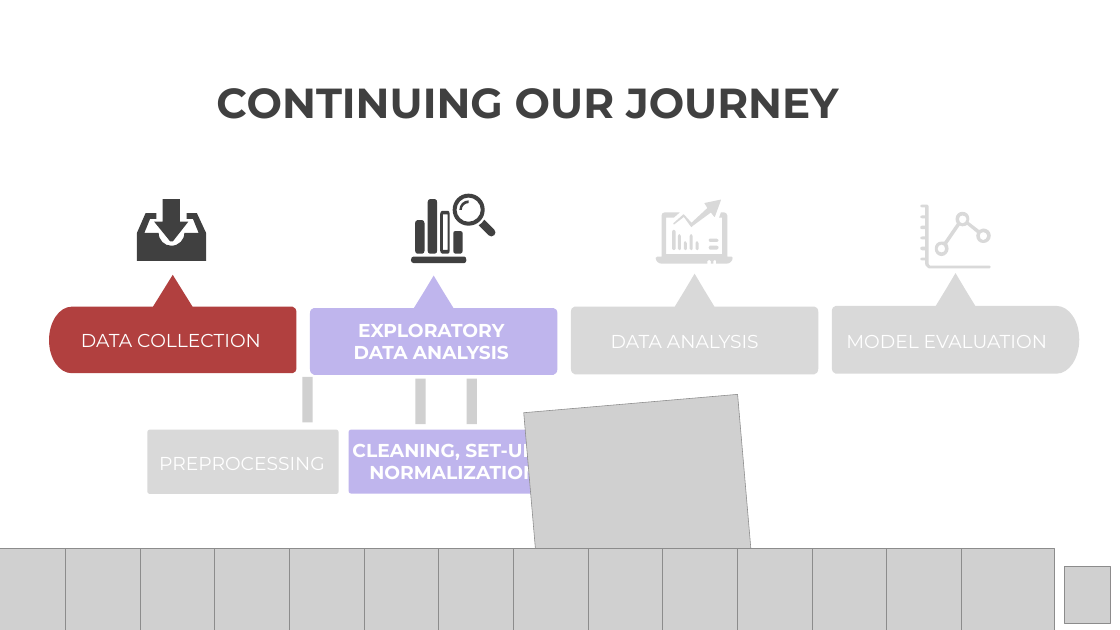
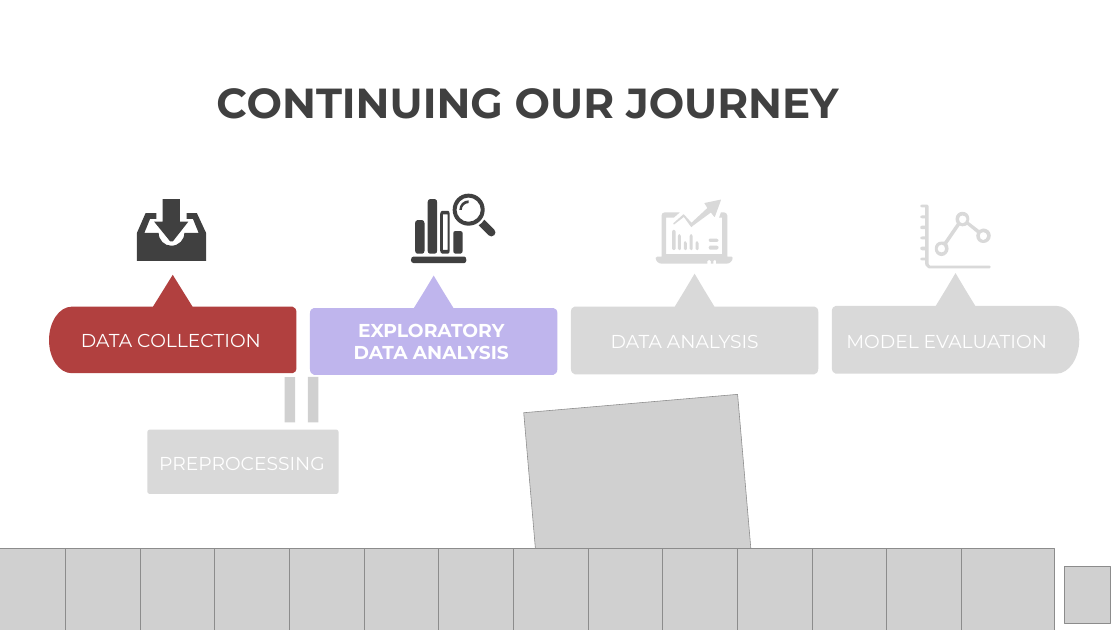
Before and after one commit to Center-for-Health-Data-Science/Foundations-of-Health-Data-Science, a slide deck: slide 2 of Slides/FHDS_Exploratory_Data_Analysis_Part2.pptx. Drawn at 1120x630 pixels with LibreOffice and Linux fonts; fonts in the diff are those of the drawing; grey boxes stand for pictures. Boxes give left, top, right and bottom in pixels: in the first picture for what was removed or moved away, otherwise in the second. Text is boxed around its words. In the diff, an @@ line names an element or a change of style, - is before the commit and + after.

```diff
--- a/Slides/FHDS_Exploratory_Data_Analysis_Part2.pptx
+++ b/Slides/FHDS_Exploratory_Data_Analysis_Part2.pptx
@@ picture at bbox=[284, 377, 295, 422]: rotation 270 to 90 degrees; outline redrawn @@
@@ picture: place and size @@
-picture at bbox=[415, 379, 425, 424]
+picture at bbox=[308, 377, 319, 422]
@@ picture removed at bbox=[467, 379, 477, 424] @@
@@ rounded rectangle removed at bbox=[349, 430, 558, 493] @@
@@ text removed at bbox=[352, 439, 538, 484] @@
-CLEANING, SET-UP & NORMALIZATION
```
Also in this commit, not shown: 12 other slides changed, 1 slide removed.
